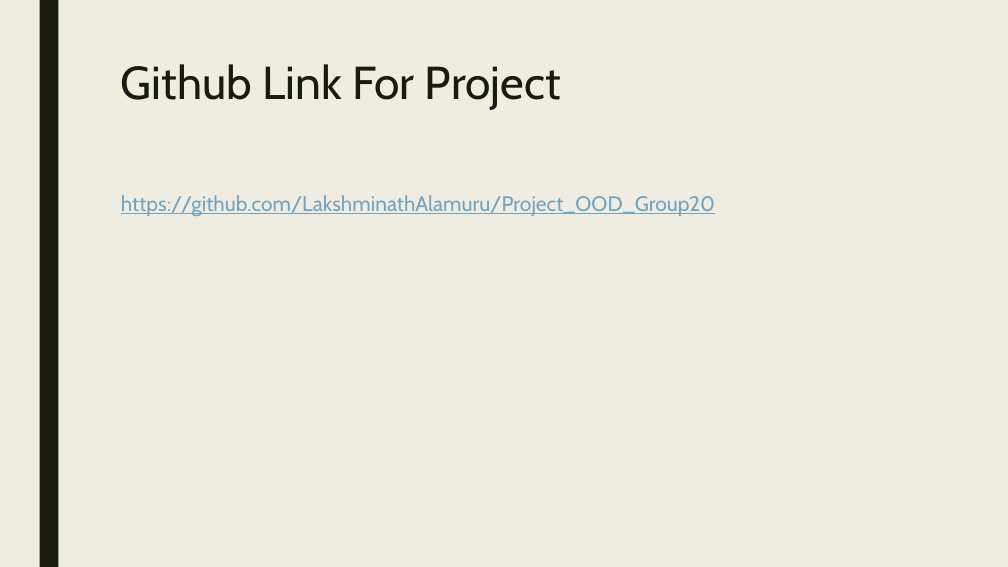
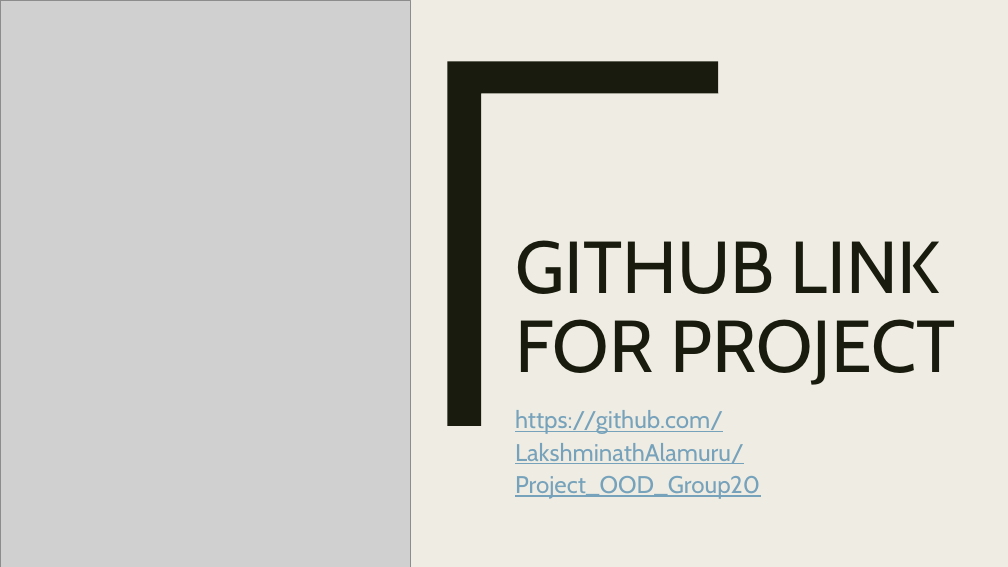
Before and after one commit to LakshminathAlamuru/Project_OOD_Group20, a slide deck: slide 6 of ScholarSphere_Lakshminath_Presentation.pptx (slide 5 before the commit). Drawn at 1008x567 pixels with LibreOffice and Linux fonts; fonts in the diff are those of the drawing; grey boxes stand for pictures. Boxes give left, top, right and bottom in pixels: in the first picture for what was removed or moved away, otherwise in the second. Text is boxed around its words. In the diff, an @@ line names an element or a change of style, - is before the commit and + after.

```diff
--- a/ScholarSphere_Lakshminath_Presentation.pptx
+++ b/ScholarSphere_Lakshminath_Presentation.pptx
@@ rectangle added at (0,0,1008,567), fill #EFEDE3 @@
@@ picture added at (0,0,411,567) @@
@@ freeform shape added at (448,61,718,426), fill #191B0E @@
@@ title "GITHUB LINK FOR PROJECT" at (515,240,956,385): vertical alignment top to bottom @@
@@ title at (515,240,956,385): text changed; size 44 to 70 pt @@
-Github Link For Project
+GITHUB LINK FOR PROJECT
@@ text "https://github.com/LakshminathAlamuru/Project_OOD_Group20": place and size @@
-text "https://github.com/LakshminathAlamuru/Project_OOD_Group20" at (121,195,715,216)
+text "https://github.com/LakshminathAlamuru/Project_OOD_Group20" at (515,410,760,499)
@@ text "https://github.com/LakshminathAlamuru/Project_OOD_Group20" at (515,410,760,499): size 20 to 23 pt; line spacing 0.94 to 1.12; less space between paragraphs @@
```
Also in this commit, not shown: 3 other slides changed, 1 slide added.
